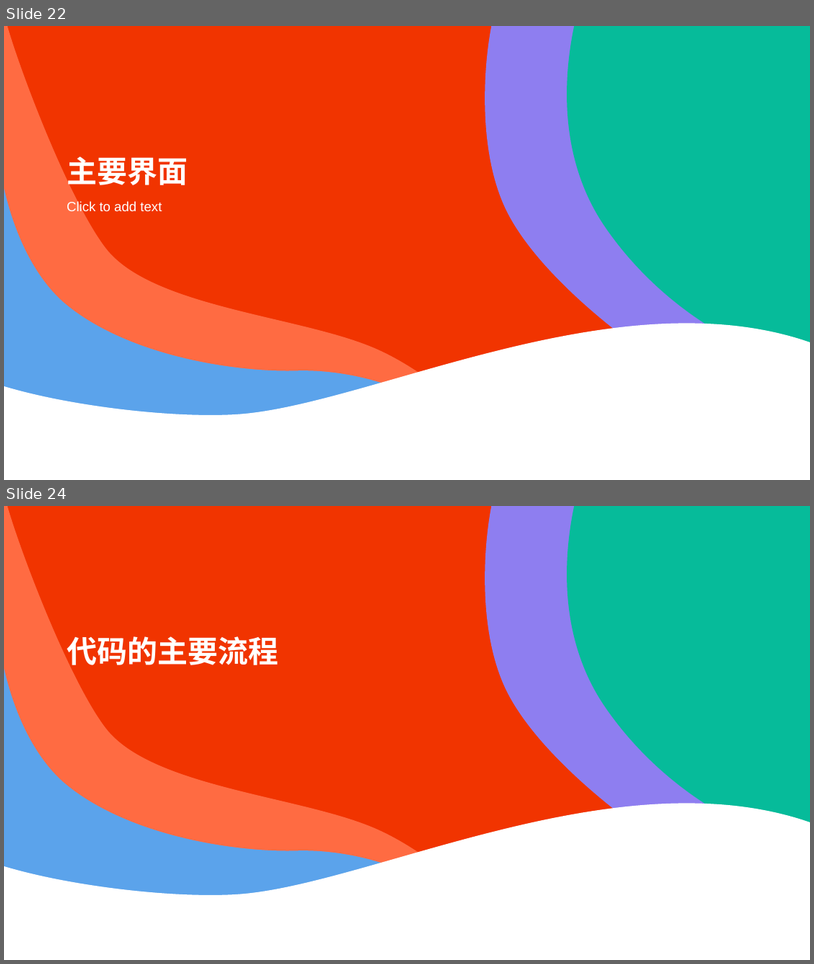
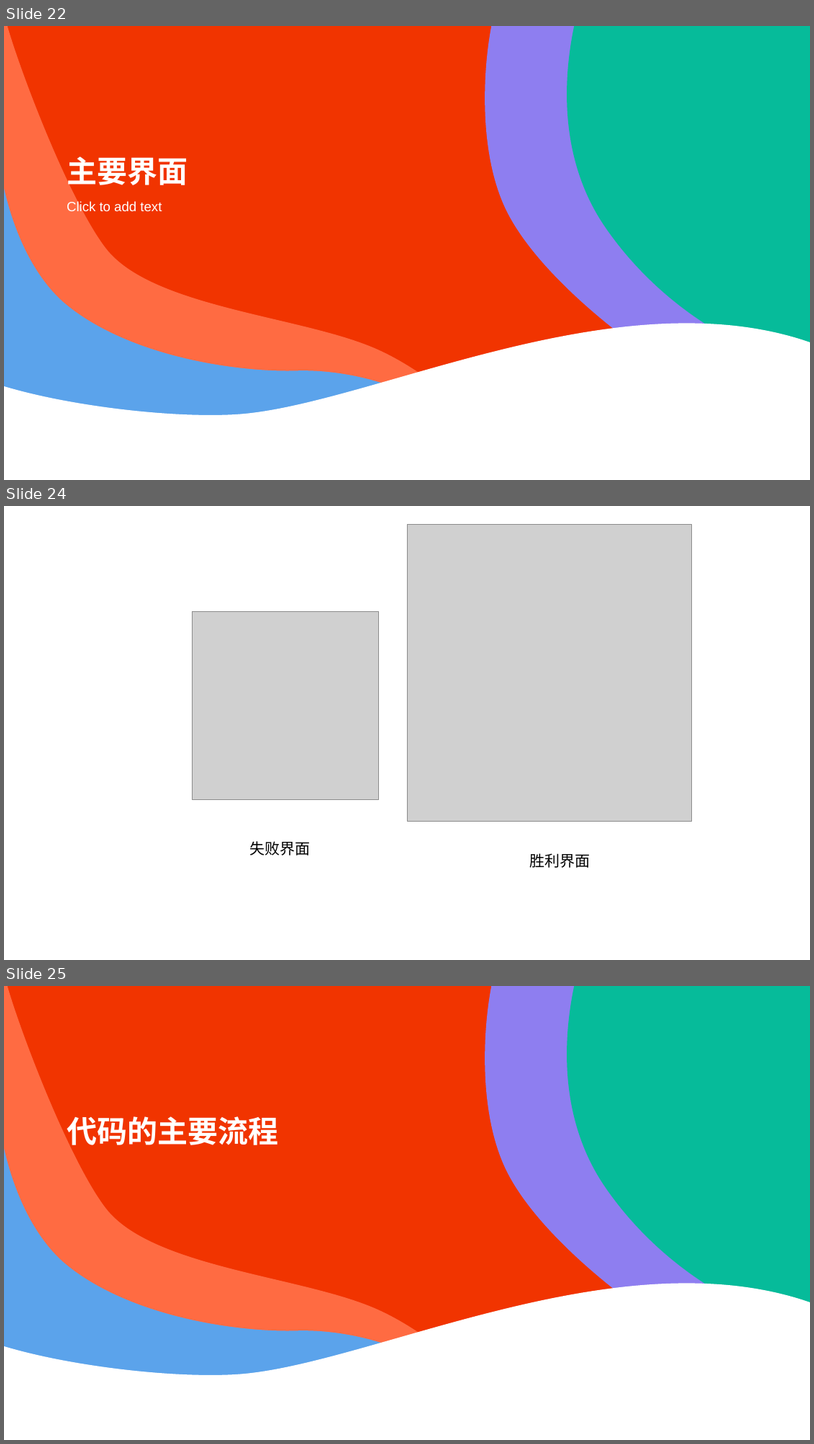
Before and after one commit to wzc506/mineswapper, a slide deck: uml.pptx. Shown one above the other, each under a label of ours: slides 22 and 24 before the commit, slides 22, 24 and 25 after it; the slides between them are not shown. The pictures are 814x964 and 814x1444 pixels, drawn with LibreOffice and Linux fonts; fonts in the diff are those of the drawing; grey boxes stand for pictures. Boxes give left, top, right and bottom in pixels: in the first picture for what was removed or moved away, otherwise in the second. Text is boxed around its words. In the diff, an @@ line names an element or a change of style, - is before the commit and + after.

```diff
--- a/uml.pptx
+++ b/uml.pptx
@@ slide 24 added at (4,506,810,960), background #FFFFFF @@
@@ picture added at (407,524,692,821) @@
@@ picture added at (193,611,379,800) @@
@@ text added at (250,841,310,855), 18 pt, text #000000 @@
+失败界面
@@ text added at (530,853,591,867), 18 pt, text #000000 @@
+胜利界面
@@ what was slide 24 is now slide 25 @@
```
Also in this commit, not shown: 2 slides changed, 2 other slides added, 25 other files.
